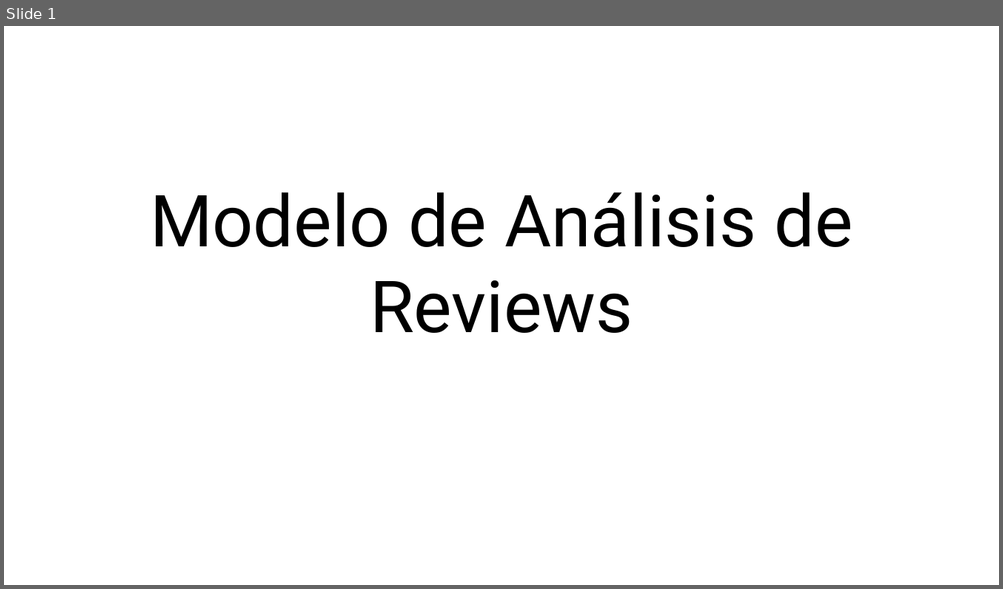
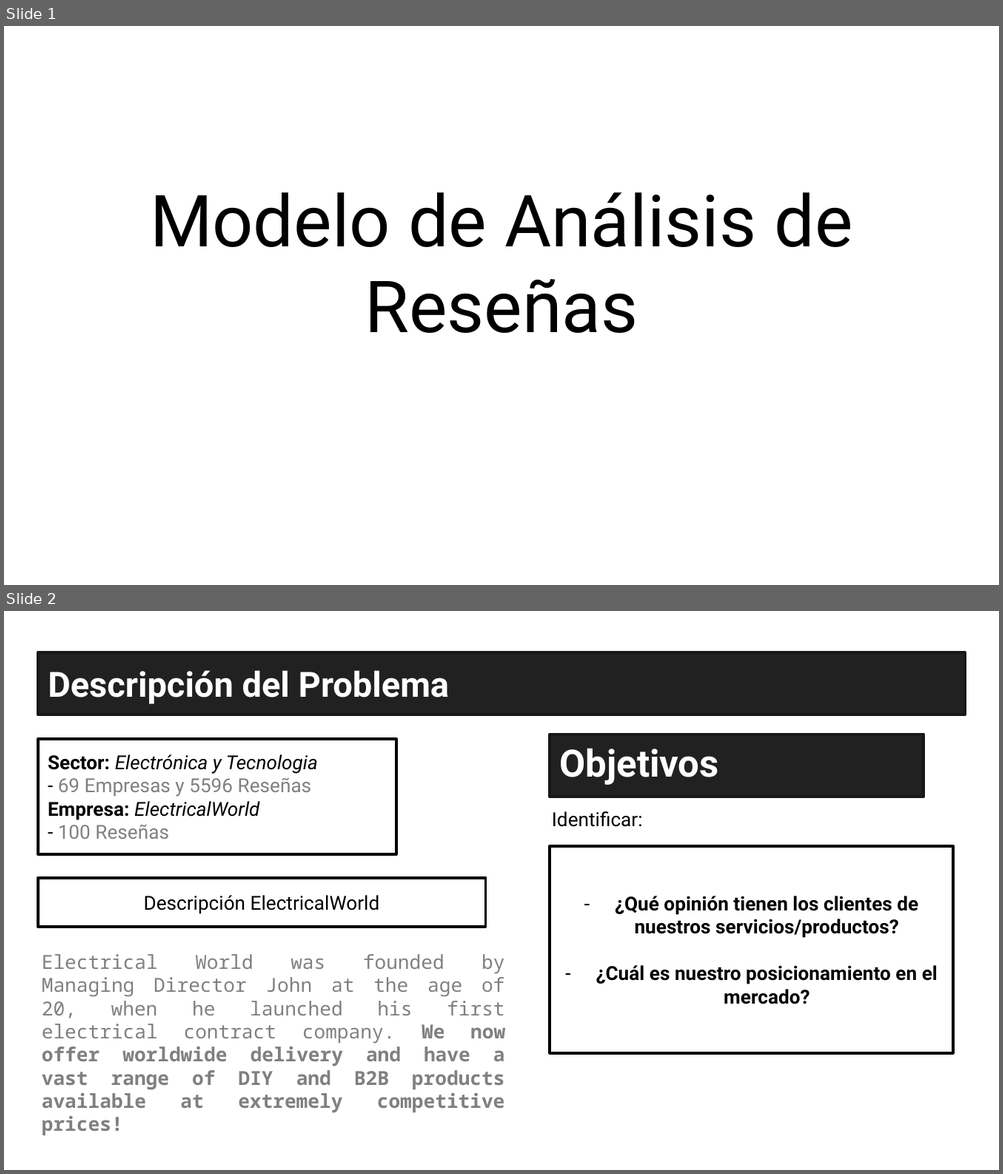
Before and after one commit to EnricPH/Evolve_NLP_Project, a slide deck: recursos/Presentación.pptx. Shown one above the other, each under a label of ours: slide 1 before the commit, slides 1 and 2 after it. The pictures are 1003x589 and 1003x1174 pixels, drawn with LibreOffice and Linux fonts; fonts in the diff are those of the drawing. Boxes give left, top, right and bottom in pixels: in the first picture for what was removed or moved away, otherwise in the second. Text is boxed around its words. In the diff, an @@ line names an element or a change of style, - is before the commit and + after.

```diff
--- a/recursos/Presentación.pptx
+++ b/recursos/Presentación.pptx
@@ slide 2 added at (4, 611, 999, 1170), background #FFFFFF @@
@@ title added at (48, 670, 449, 704), 25.2 pt, text #FFFFFF, bold @@
+Descripción del Problema
@@ rectangle added at (38, 739, 396, 854), fill #FFFFFF, outline #000000 2 pt, 14 pt, text #000000 @@
+Sector: Electrónica y Tecnologia
+- 69 Empresas y 5596 Reseñas
+Empresa: ElectricalWorld
+- 100 Reseñas
@@ rectangle added at (549, 735, 923, 797), fill #212121, outline #181818 2 pt, 27.3 pt, text #FFFFFF, bold @@
+Objetivos
@@ text added at (552, 812, 643, 827), 14 pt, text #000000 @@
+Identificar:
@@ rectangle added at (549, 847, 952, 1054), fill #FFFFFF, outline #000000 2 pt, 14 pt, text #000000, bold @@
+– ¿Qué opinión tienen los clientes de nuestros servicios/productos?
+– ¿Cuál es nuestro posicionamiento en el mercado?
@@ rectangle added at (38, 877, 485, 926), fill #FFFFFF, outline #000000 2 pt, 14 pt, text #000000 @@
+Descripción ElectricalWorld
@@ text added at (42, 954, 505, 1113), 14 pt, text #808080 @@
+Electrical World was founded by Managing Director John at the age of 20, when he launched his first electrical contract company. We now offer worldwide delivery and have a vast range of DIY and B2B products available at extremely competitive prices!
@@ slide 1 changed as well @@
@@ title at (150, 192, 852, 333): text changed @@
-Modelo de Análisis de Reviews
+Modelo de Análisis de Reseñas
```
Also in this commit, not shown: 1 other slide changed, 5 other slides added, 5 slides removed, 3 other files.
